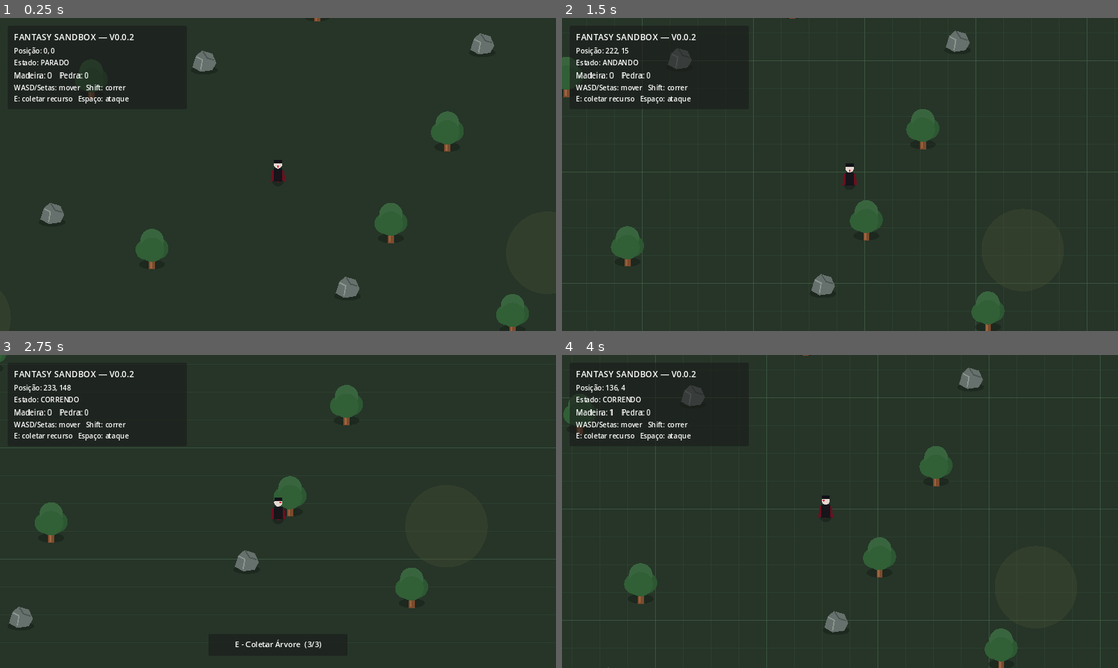
Above: before the commit, frames 1-4 (two rows, left to right).
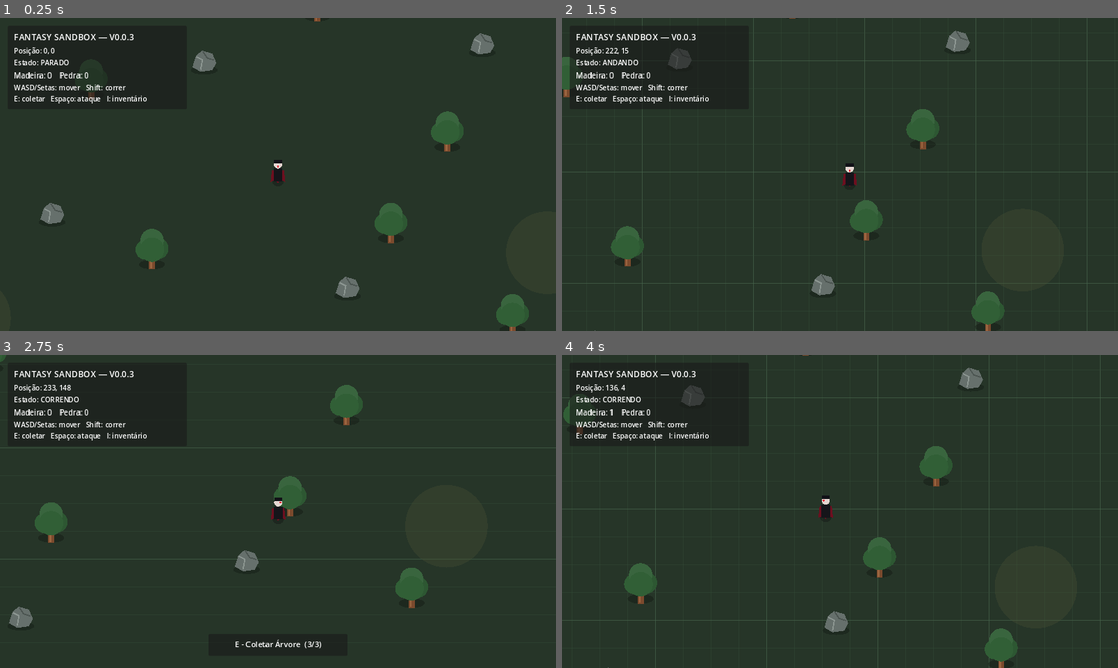
Above: after the commit, the same moments.

Repository: janduyankiingles-ops/Fantasy-Sandbox
Game: Godot game, scene res://scenes/main.tscn
The game is run twice, just before and just after one commit, with the same random seed, the same clock (stepped at 60 frames per second) and the same inputs.
Inputs:
- Up to frame 1 (0.25 s): no input
- Up to frame 2 (1.5 s): tap Enter at 0.5 s; hold D 0.53-1.28 s; hold Shift 0.53-1.28 s; tap Space at 0.77 s; hold S from 1.28 s (still down); tap E at 1.35 s
- Up to frame 3 (2.75 s): tap Space at 1.52 s; release S at 2.03 s; hold D from 2.03 s (still down); hold Shift from 2.03 s (still down)
- Up to frame 4 (4 s): release D at 2.78 s; release Shift at 2.78 s; hold W 2.78-3.53 s; tap E at 2.85 s; tap Space at 3.02, 3.77 s; hold A from 3.53 s (still down); hold Shift from 3.53 s (still down)

The runs differ from the first frame. In frame 1, 0.2% of the frame differs, in the area x 8-27%, y 5-28%; in frame 2, 0.2%; in frame 3, 0.2%; in frame 4, 0.2%.

Commit message:
v0.0.3: connect inventory UI to main scene

Diff:
--- a/scenes/main.tscn
+++ b/scenes/main.tscn
@@ -1,8 +1,9 @@
-[gd_scene load_steps=4 format=3]
+[gd_scene load_steps=5 format=3]
 
 [ext_resource type="Script" path="res://scripts/main.gd" id="1_main"]
 [ext_resource type="Script" path="res://scripts/world.gd" id="2_world"]
 [ext_resource type="PackedScene" path="res://scenes/player.tscn" id="3_player"]
+[ext_resource type="PackedScene" path="res://scenes/inventory_ui.tscn" id="4_inventory"]
 
 [node name="Main" type="Node2D"]
 script = ExtResource("1_main")
@@ -32,7 +33,7 @@
 
 [node name="Title" type="Label" parent="HUD/Panel/Margin/VBox"]
 theme_override_font_sizes/font_size = 20
-text = "FANTASY SANDBOX — V0.0.2"
+text = "FANTASY SANDBOX — V0.0.3"
 
 [node name="PositionLabel" type="Label" parent="HUD/Panel/Margin/VBox"]
 text = "Posição: 0, 0"
@@ -45,7 +46,7 @@
 text = "Madeira: 0    Pedra: 0"
 
 [node name="Controls" type="Label" parent="HUD/Panel/Margin/VBox"]
-text = "WASD/Setas: mover   Shift: correr\nE: coletar recurso   Espaço: ataque"
+text = "WASD/Setas: mover   Shift: correr\nE: coletar   Espaço: ataque   I: inventário"
 
 [node name="InteractionPanel" type="PanelContainer" parent="HUD"]
 visible = false
@@ -72,3 +73,5 @@
 theme_override_font_sizes/font_size = 18
 text = "E - Coletar"
 horizontal_alignment = 1
+
+[node name="InventoryUI" parent="HUD" instance=ExtResource("4_inventory")]
